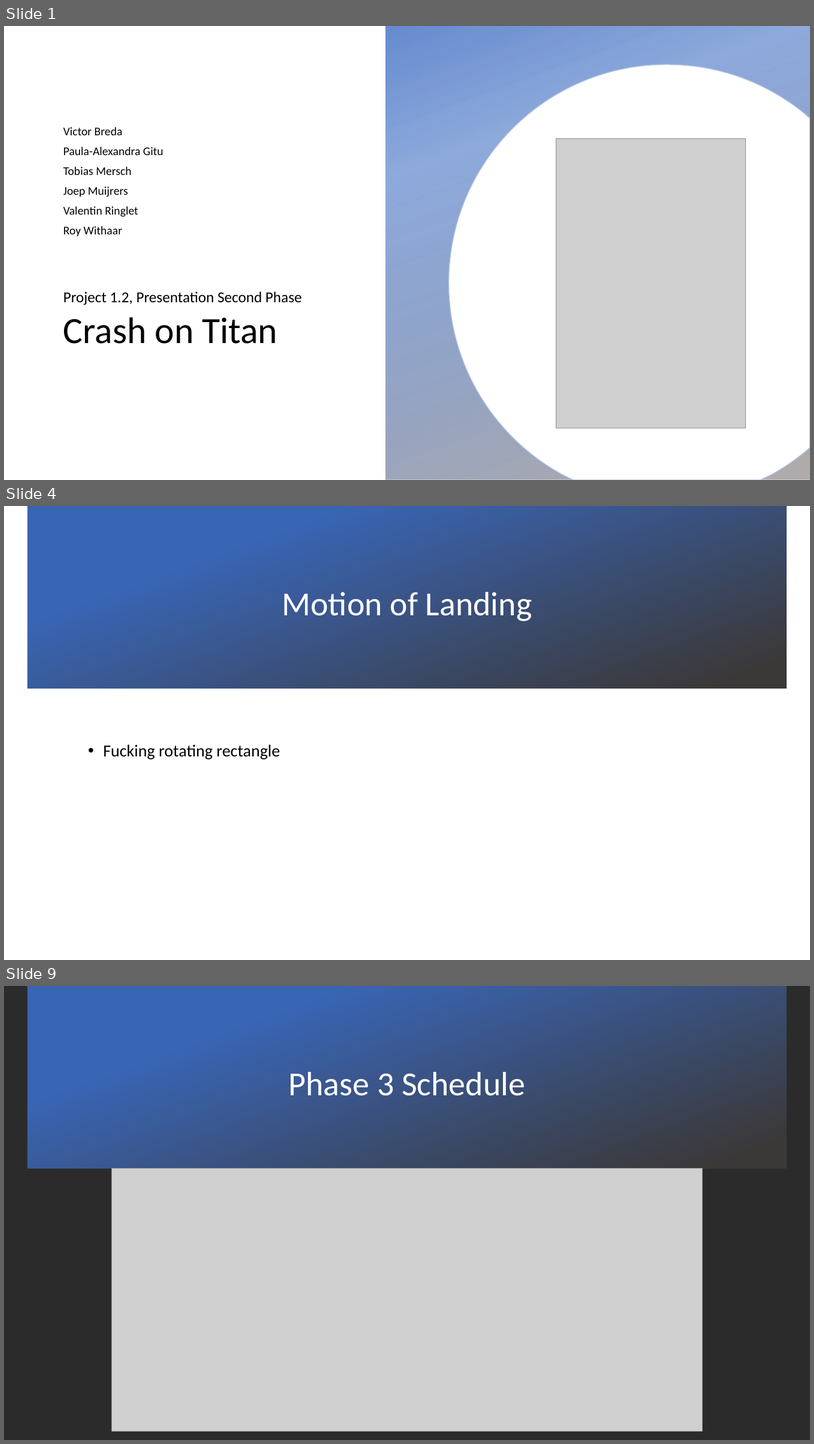
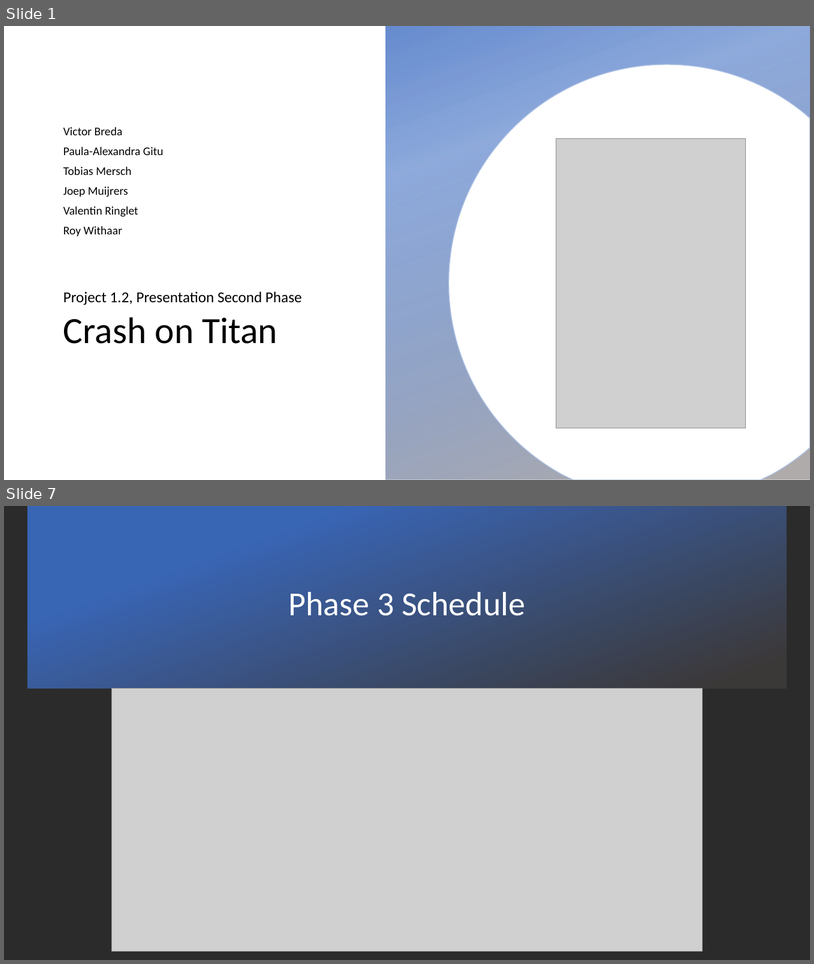
Before and after one commit to tmersch/TSO, a slide deck: documentation/Phase 2 experiments/Presentation second phase.pptx. Shown one above the other, each under a label of ours: slides 1, 4 and 9 before the commit, slides 1 and 7 after it; the slides between them are not shown. The pictures are 814x1444 and 814x964 pixels, drawn with LibreOffice and Linux fonts; fonts in the diff are those of the drawing; grey boxes stand for pictures; background and template pictures are left out; a plain dark background stands for a picture behind light text. Boxes give left, top, right and bottom in pixels: in the first picture for what was removed or moved away, otherwise in the second. Text is boxed around its words. In the diff, an @@ line names an element or a change of style, - is before the commit and + after.

```diff
--- a/documentation/Phase 2 experiments/Presentation second phase.pptx
+++ b/documentation/Phase 2 experiments/Presentation second phase.pptx
@@ slide 4 removed at bbox=[4, 506, 810, 960], background picture (left out) @@
@@ rectangle removed at bbox=[27, 506, 788, 688] @@
@@ title removed at bbox=[282, 592, 533, 621] @@
-Motion of Landing
@@ text removed at bbox=[103, 744, 280, 759] @@
-• Fucking rotating rectangle
@@ what was slide 9 is now slide 7 @@
```
Also in this commit, not shown: 3 slides changed, 4 slides added, 4 other slides removed.
